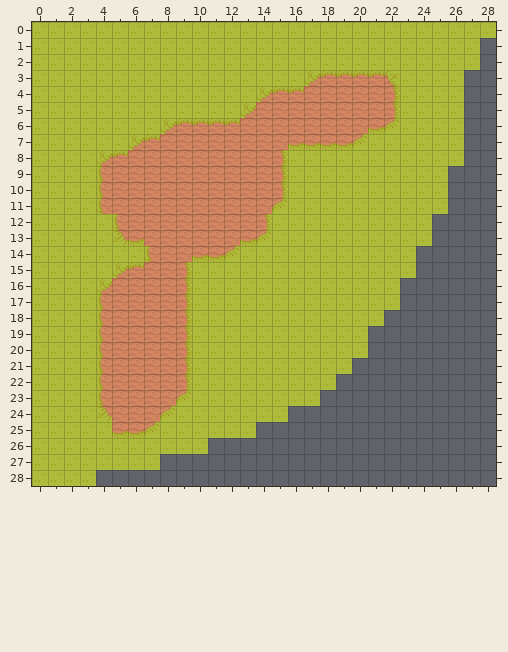
Tiled map (JSON): assets/maps/spawn.json. Above, as it was before the edit.
Cells are 16x16 px. Shown: x 0..28, y 0..28.
Now the later version:
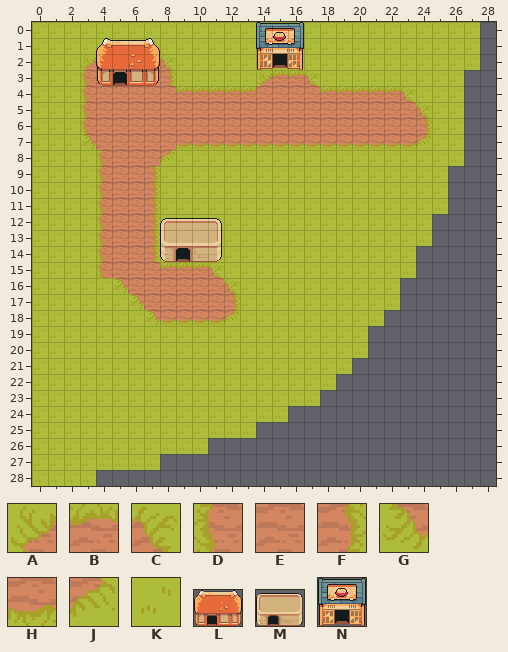
Key: from "TilesetFloor.json": A 154, B 155, C 156, D 176, E 177, F 178, G 198, H 199, J 200, K 245; from "buildings": L 0 "building1", M 1 "building2", N 2 "building3".
_ is an empty cell, . an unchanged one.
Tiles of an added or newly shown layer are drawn over the layers below it.
The exact change:
--- layer "Tile Layer 1"
@@ x 28..28 @@
- 0 K
+ 0 _
@@ x 3..24 @@
- 2 KKKKKK................
- 3 KKKKKK.....KKKABBBBC..
- 4 KKKKKKKKKKKABB.EEEEFK.
- 5 KKKKKKKKKKA........FKK
- 6 KKKKKABBBB........HJKK
- 7 KKKAB.EEEEEEE....JKKKK
- 8 .AB..EEEEEEEF.........
- 9 ....EEEEEEEEF.........
-10 ....EEEEEEEEF.........
-11 ....EEEEEEEEJ.........
-12 .KD.EEEEEEEF..........
-13 .KGHEEEEEEHJ..........
-14 .KKKDEEHHJ............
-15 .KAB.EFKK.............
-16 .AE...FKKK............
-17 .DEE..FKKK............
-18 .DEEEEFKKK............
-19 .DEEEEF...............
-20 .DEEEEF...............
-21 .DEEEEF...............
-22 .DEEEEF...............
-23 .DEEEEJ...............
-24 .GEEEJ................
-25 ..HHJ.................
+ 2 ABBBBC................
+ 3 DEEEEF.....ABBCKKKKK..
+ 4 DEEEEEBBBBBEEE.BBBBBC.
+ 5 DEEEEEEEEEE........EEC
+ 6 DEEEEEEEEE........EEEF
+ 7 GEEEE.HHHHHHH....HHHHJ
+ 8 .DE..JKKKKKKK.........
+ 9 ....FKKKKKKKK.........
+10 ....FKKKKKKKK.........
+11 ....FKKKKKKKK.........
+12 .DE.FKKKKKKK..........
+13 .DEEFKKKKKKK..........
+14 .DEEFKKKKK............
+15 .DEE.BBBC.............
+16 .KG...EEEC............
+17 .KKG..EEEF............
+18 .KKKGHHHHJ............
+19 .KKKKKK...............
+20 .KKKKKK...............
+21 .KKKKKK...............
+22 .KKKKKK...............
+23 .KKKKKK...............
+24 .KKKKK................
+25 ..KKK.................
--- layer "objects" (added)
@@ x 4..14 @@
- 2 .........._
- 3 _..........
+ 2 ..........N
+ 3 L..........
@@ x 8..8 @@
-14 _
+14 M
Changed places in both pictures, as pixel boxes (x1, y1, x2, y2):
changed: (80, 22, 432, 438)
removed: (480, 22, 496, 38)
